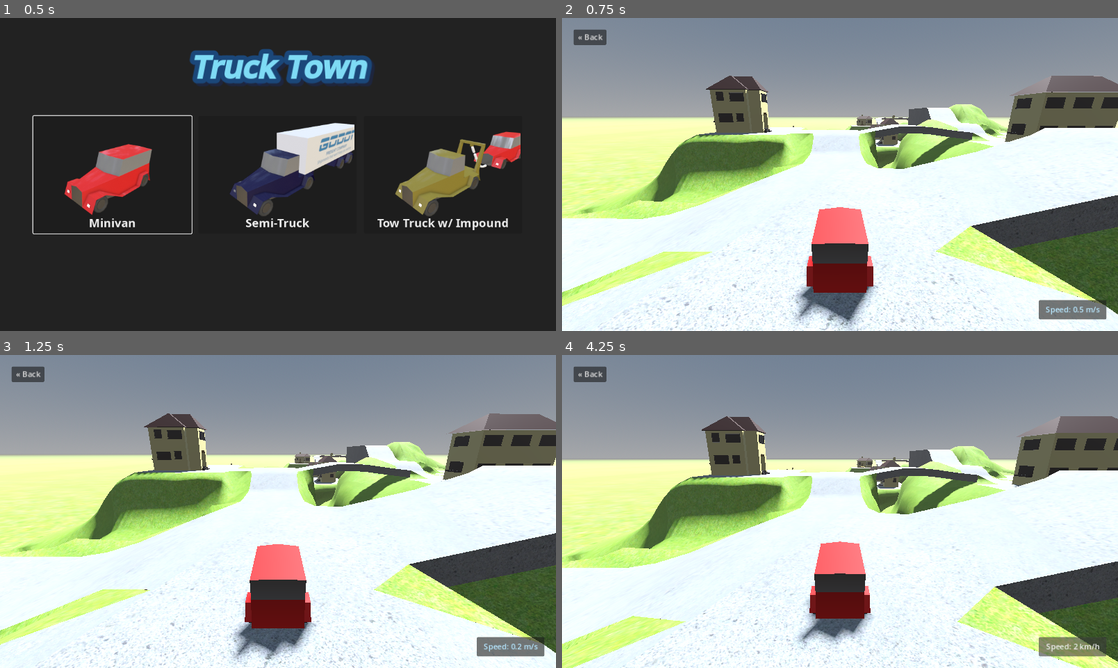
Above: before the commit, frames 1-4 (two rows, left to right).
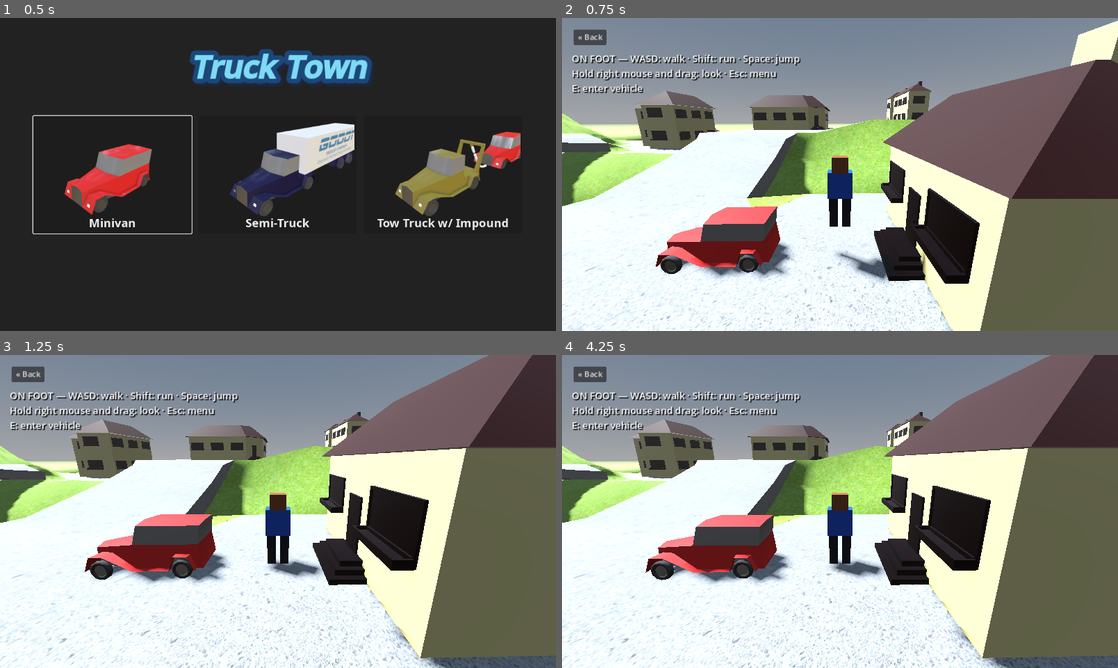
Above: after the commit, the same moments.

Repository: cyberokasha-dev/Nottingham-city
Game: Godot game, scene res://car_select/car_select.tscn
Two runs of this game, one before a commit and one after it. Both use one fixed random seed, a clock stepped at 60 frames per second and the inputs below.
Inputs (mouse positions are in pixels of both pictures, inside the frame that each line leads up to):
- Up to frame 1 (0.5 s): no input
- Up to frame 2 (0.75 s): click (673, 174) at 0.5 s
- Up to frame 3 (1.25 s): no input
- Up to frame 4 (4.25 s): click (1073, 646) at 1.25 s, where only the run before the commit has a clickable "Speed: 0.2 m/s"; click (1073, 646) at 2 s, where only the run before the commit has a clickable "Speed: 1 km/h"; click (1073, 646) at 2.75 s, where only the run before the commit has a clickable "Speed: 1 mph"; click (1073, 646) at 3.5 s, where only the run before the commit has a clickable "Speed: 0.6 m/s"

Frame 1 is identical in both runs. In frame 2, 61% of the frame differs, in the area x 0-100%, y 0-100%; in frame 3, 63%; in frame 4, 63%.

Commit message:
Add walking character and safe vehicle enter-exit loop

Diff:
--- a/car_select/car_select.gd
+++ b/car_select/car_select.gd
@@ -20,6 +20,11 @@
 	town.get_node(^"Back").pressed.connect(_on_back_pressed)
 
 	get_parent().add_child(town)
+	var player := preload("res://player/player.gd").new()
+	player.name = "Player"
+	player.vehicle = car.get_child(0)
+	town.add_child(player)
+	town.get_node(^"Spedometer").hide()
 	hide()
 
 
--- /dev/null
+++ b/player/player.gd
@@ -0,0 +1,170 @@
+extends CharacterBody3D
+
+const WALK_SPEED := 4.0
+const RUN_SPEED := 7.0
+const INTERACT_DISTANCE := 4.0
+const EXIT_SPEED := 1.0
+
+var vehicle: VehicleBody3D
+var driving := false
+var camera: Camera3D
+var pivot: Node3D
+var visual: Node3D
+var collider: CollisionShape3D
+var prompt: Label
+var yaw := 0.0
+var pitch := -0.25
+var message := ""
+var message_time := 0.0
+var walk_time := 0.0
+var legs: Array[Node3D] = []
+
+func _ready() -> void:
+	for action in {"walk_forward": KEY_W, "walk_back": KEY_S, "walk_left": KEY_A, "walk_right": KEY_D, "sprint": KEY_SHIFT, "jump": KEY_SPACE, "interact": KEY_E}:
+		if not InputMap.has_action(action):
+			InputMap.add_action(action)
+			var key := InputEventKey.new()
+			key.physical_keycode = {"walk_forward": KEY_W, "walk_back": KEY_S, "walk_left": KEY_A, "walk_right": KEY_D, "sprint": KEY_SHIFT, "jump": KEY_SPACE, "interact": KEY_E}[action]
+			InputMap.action_add_event(action, key)
+	collider = CollisionShape3D.new()
+	var capsule := CapsuleShape3D.new()
+	capsule.radius = 0.3
+	capsule.height = 1.8
+	collider.shape = capsule
+	collider.position.y = 0.9
+	add_child(collider)
+	visual = Node3D.new()
+	add_child(visual)
+	_add_mesh(visual, Vector3(0, 1.15, 0), Vector3(0.6, 0.65, 0.35), Color(0.1, 0.35, 0.8))
+	_add_mesh(visual, Vector3(0, 1.65, 0), Vector3(0.38, 0.38, 0.38), Color(0.55, 0.32, 0.18))
+	for x in [-0.16, 0.16]:
+		var leg := Node3D.new()
+		leg.position = Vector3(x, 0.85, 0)
+		visual.add_child(leg)
+		_add_mesh(leg, Vector3(0, -0.4, 0), Vector3(0.22, 0.8, 0.25), Color(0.08, 0.1, 0.15))
+		legs.append(leg)
+	pivot = Node3D.new()
+	pivot.position.y = 1.4
+	add_child(pivot)
+	var arm := SpringArm3D.new()
+	arm.spring_length = 5.0
+	arm.margin = 0.2
+	arm.add_excluded_object(get_rid())
+	pivot.add_child(arm)
+	camera = Camera3D.new()
+	camera.near = 0.1
+	arm.add_child(camera)
+	camera.make_current()
+	var hud := CanvasLayer.new()
+	add_child(hud)
+	prompt = Label.new()
+	prompt.position = Vector2(20, 70)
+	prompt.add_theme_font_size_override("font_size", 20)
+	prompt.add_theme_color_override("font_shadow_color", Color.BLACK)
+	prompt.add_theme_constant_override("shadow_offset_x", 2)
+	prompt.add_theme_constant_override("shadow_offset_y", 2)
+	hud.add_child(prompt)
+	vehicle.set_driver_active(false)
+	global_position = vehicle.global_position + Vector3(3, 1, 0)
+
+func _add_mesh(parent: Node3D, pos: Vector3, size: Vector3, color: Color) -> void:
+	var mesh := MeshInstance3D.new()
+	var box := BoxMesh.new()
+	box.size = size
+	mesh.mesh = box
+	mesh.position = pos
+	var material := StandardMaterial3D.new()
+	material.albedo_color = color
+	mesh.material_override = material
+	parent.add_child(mesh)
+
+func _unhandled_input(event: InputEvent) -> void:
+	if not driving and event is InputEventMouseMotion and Input.is_mouse_button_pressed(MOUSE_BUTTON_RIGHT):
+		yaw -= event.relative.x * 0.005
+		pitch = clampf(pitch - event.relative.y * 0.005, -1.0, 0.3)
+
+func _physics_process(delta: float) -> void:
+	message_time = maxf(0.0, message_time - delta)
+	if Input.is_action_just_pressed("interact"):
+		if driving:
+			try_exit()
+		else:
+			try_enter()
+	if driving:
+		global_position = vehicle.global_position
+		prompt.text = "DRIVING — E: get out (stop first)\nArrows/W/S: drive · Space: brake · C: camera · Esc: menu"
+	else:
+		pivot.rotation = Vector3(pitch, yaw, 0)
+		var input := Input.get_vector("walk_left", "walk_right", "walk_forward", "walk_back")
+		var direction := Basis(Vector3.UP, yaw) * Vector3(input.x, 0, input.y)
+		var speed := RUN_SPEED if Input.is_action_pressed("sprint") else WALK_SPEED
+		velocity.x = direction.x * speed
+		velocity.z = direction.z * speed
+		if not is_on_floor():
+			velocity.y -= 20.0 * delta
+		elif Input.is_action_just_pressed("jump"):
+			velocity.y = 6.0
+		move_and_slide()
+		if direction.length_squared() > 0.01:
+			visual.rotation.y = lerp_angle(visual.rotation.y, atan2(-direction.x, -direction.z), 12.0 * delta)
+			walk_time += delta * speed * 2.0
+		for i in range(legs.size()):
+			legs[i].rotation.x = sin(walk_time + i * PI) * 0.5 if direction.length_squared() > 0.01 else 0.0
+		prompt.text = "ON FOOT — WASD: walk · Shift: run · Space: jump\nHold right mouse and drag: look · Esc: menu"
+		if global_position.distance_to(vehicle.global_position) <= INTERACT_DISTANCE:
+			prompt.text += "\nE: enter vehicle"
+		if global_position.y < -20:
+			global_position = vehicle.global_position + Vector3(3, 2, 0)
+			velocity = Vector3.ZERO
+	if message_time > 0:
+		prompt.text += "\n" + message
+
+func try_enter() -> bool:
+	if global_position.distance_to(vehicle.global_position) > INTERACT_DISTANCE:
+		return false
+	if vehicle.linear_velocity.length() > EXIT_SPEED:
+		_notify("Wait for the vehicle to stop.")
+		return false
+	driving = true
+	velocity = Vector3.ZERO
+	collider.disabled = true
+	visual.hide()
+	vehicle.set_driver_active(true)
+	vehicle.get_node("CameraBase/Camera3D").make_current()
+	get_parent().get_node("Spedometer").show()
+	return true
+
+func try_exit() -> bool:
+	if vehicle.linear_velocity.length() > EXIT_SPEED:
+		_notify("Stop the vehicle before getting out.")
+		return false
+	# Check both sides; require ground and enough room for the whole character.
+	for side in [1.0, -1.0]:
+		var candidate: Vector3 = vehicle.global_position + vehicle.global_basis.x.normalized() * side * 2.5
+		var ray := PhysicsRayQueryParameters3D.create(candidate + Vector3.UP * 3, candidate + Vector3.DOWN * 5)
+		ray.exclude = [vehicle.get_rid(), get_rid()]
+		var hit := get_world_3d().direct_space_state.intersect_ray(ray)
+		if hit.is_empty() or hit.normal.y < 0.65:
+			continue
+		var feet: Vector3 = hit.position + Vector3.UP * 0.1
+		var query := PhysicsShapeQueryParameters3D.new()
+		query.shape = collider.shape
+		query.transform = Transform3D(Basis.IDENTITY, feet + Vector3.UP * 0.9)
+		query.exclude = [get_rid()]
+		if not get_world_3d().direct_space_state.intersect_shape(query).is_empty():
+			continue
+		driving = false
+		vehicle.park()
+		global_position = feet
+		velocity = Vector3.ZERO
+		collider.disabled = false
+		visual.show()
+		camera.make_current()
+		get_parent().get_node("Spedometer").hide()
+		return true
+	_notify("No safe space beside the vehicle. Move to an open road.")
+	return false
+
+func _notify(text: String) -> void:
+	message = text
+	message_time = 3.0
--- a/tests/smoke.gd
+++ b/tests/smoke.gd
@@ -9,11 +9,64 @@
     await process_frame
     for choice in ["_on_mini_van_pressed", "_on_tow_truck_pressed", "_on_trailer_truck_pressed"]:
         menu.call(choice)
-        for i in range(30):
+        for i in range(120):
             await physics_frame
         if not is_instance_valid(menu.town):
             push_error("Vehicle did not load: " + choice)
             quit(1)
+            return
+        var player = menu.town.get_node("Player")
+        var vehicle = player.vehicle
+        if not check(not player.driving and player.camera.current, "Spawn on foot with walking camera"):
+            return
+        if not check(player.is_on_floor(), "Character settles on town ground: " + choice):
+            return
+        var before = player.global_position
+        Input.action_press("walk_forward")
+        Input.action_press("accelerate")
+        for i in range(20):
+            await physics_frame
+        Input.action_release("walk_forward")
+        Input.action_release("accelerate")
+        if not check(player.global_position.distance_to(before) > 0.5, "W walks"):
+            return
+        if not check(vehicle.engine_force == 0.0, "Parked car ignores throttle"):
+            return
+        Input.action_press("jump")
+        await physics_frame
+        await physics_frame
+        Input.action_release("jump")
+        if not check(player.velocity.y > 0, "Space jumps"):
+            return
+        player.global_position = vehicle.global_position + Vector3(15, 0, 0)
+        if not check(not player.try_enter(), "Cannot enter distant car"):
+            return
+        player.global_position = vehicle.global_position + Vector3(2, 0, 0)
+        if not check(player.try_enter(), "Enter nearby car"):
+            return
+        if not check(player.driving and player.collider.disabled and not player.visual.visible and vehicle.driver_active, "Driving state owns controls"):
+            return
+        Input.action_press("accelerate")
+        for i in range(45):
+            await physics_frame
+        Input.action_release("accelerate")
+        if not check(vehicle.linear_velocity.length() > 1.0, "Occupied car accelerates"):
+            return
+        if not check(not player.try_exit(), "Cannot exit moving car"):
+            return
+        Input.action_press("jump")
+        for i in range(240):
+            await physics_frame
+        Input.action_release("jump")
+        if not check(player.try_exit(), "Exit safely beside stopped car"):
+            return
+        if not check(not player.driving and not player.collider.disabled and player.visual.visible and player.camera.current and not vehicle.driver_active, "Exit restores walking and parks car"):
+            return
+        for i in range(30):
+            await physics_frame
+        if not check(player.is_on_floor(), "Exit places character on ground"):
+            return
+        if not check(player.try_enter(), "Re-enter car after exit"):
             return
         for audio in menu.town.find_children("*", "AudioStreamPlayer3D", true, false):
             audio.stop()
@@ -23,5 +76,12 @@
         await process_frame
     menu.queue_free()
     await process_frame
-    print("SMOKE_OK: all three vehicles load, simulate and return to selection")
+    print("SMOKE_OK: all three vehicles support walking, jumping, entering, driving, safe exiting and re-entry")
     call_deferred("quit")
+
+func check(condition: bool, description: String) -> bool:
+    if not condition:
+        push_error(description)
+        quit(1)
+        return false
+    return true
--- a/vehicles/vehicle.gd
+++ b/vehicles/vehicle.gd
@@ -8,10 +8,18 @@
 
 var previous_speed := linear_velocity.length()
 var _steer_target := 0.0
+var driver_active := false
 
 @onready var desired_engine_pitch: float = $EngineSound.pitch_scale
 
 func _physics_process(delta: float):
+	if not driver_active:
+		engine_force = 0.0
+		brake = 30.0
+		steering = move_toward(steering, 0.0, STEER_SPEED * delta)
+		previous_speed = linear_velocity.length()
+		return
+	brake = 0.0
 	var fwd_mps := (linear_velocity * transform.basis).x
 
 	_steer_target = Input.get_axis(&"turn_right", &"turn_left")
@@ -57,5 +65,29 @@
 		engine_force *= Input.get_action_strength(&"reverse")
 
 	steering = move_toward(steering, _steer_target, STEER_SPEED * delta)
+	if Input.is_action_pressed("jump"):
+		engine_force = 0.0
+		brake = 30.0
 
 	previous_speed = linear_velocity.length()
+
+func set_driver_active(active: bool) -> void:
+	driver_active = active
+	$CameraBase/Camera3D.set_process_input(active)
+	$CPUParticles3D.emitting = active
+	if active:
+		for body in get_parent().find_children("*", "RigidBody3D", true, false):
+			body.freeze = false
+		$EngineSound.play()
+	else:
+		engine_force = 0.0
+		brake = 30.0
+		$EngineSound.stop()
+
+func park() -> void:
+	set_driver_active(false)
+	# Hold the whole parked rig, including trailers and tow chains, until re-entry.
+	for body in get_parent().find_children("*", "RigidBody3D", true, false):
+		body.linear_velocity = Vector3.ZERO
+		body.angular_velocity = Vector3.ZERO
+		body.freeze = true
Not shown, added: player/player.gd.uid
Not shown, changed: README.md
